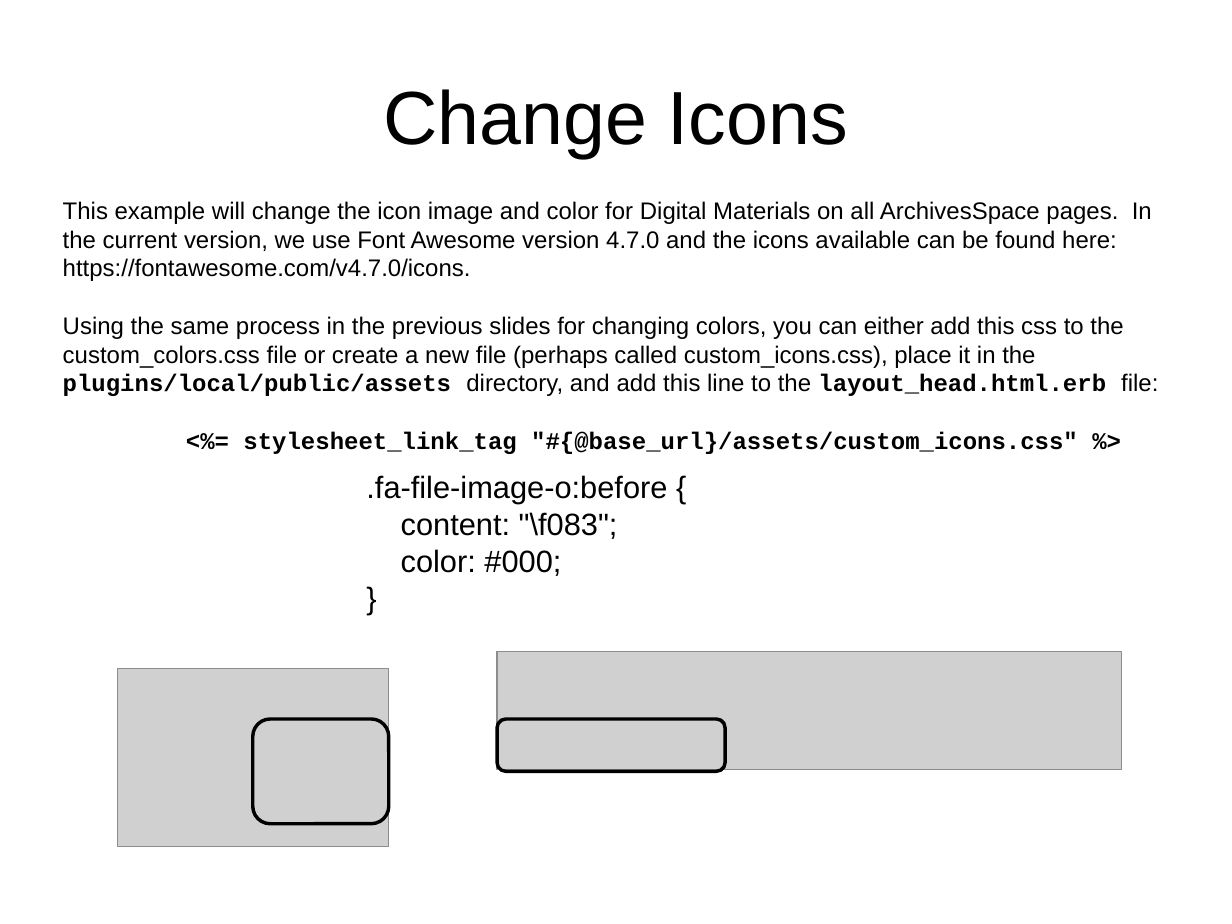
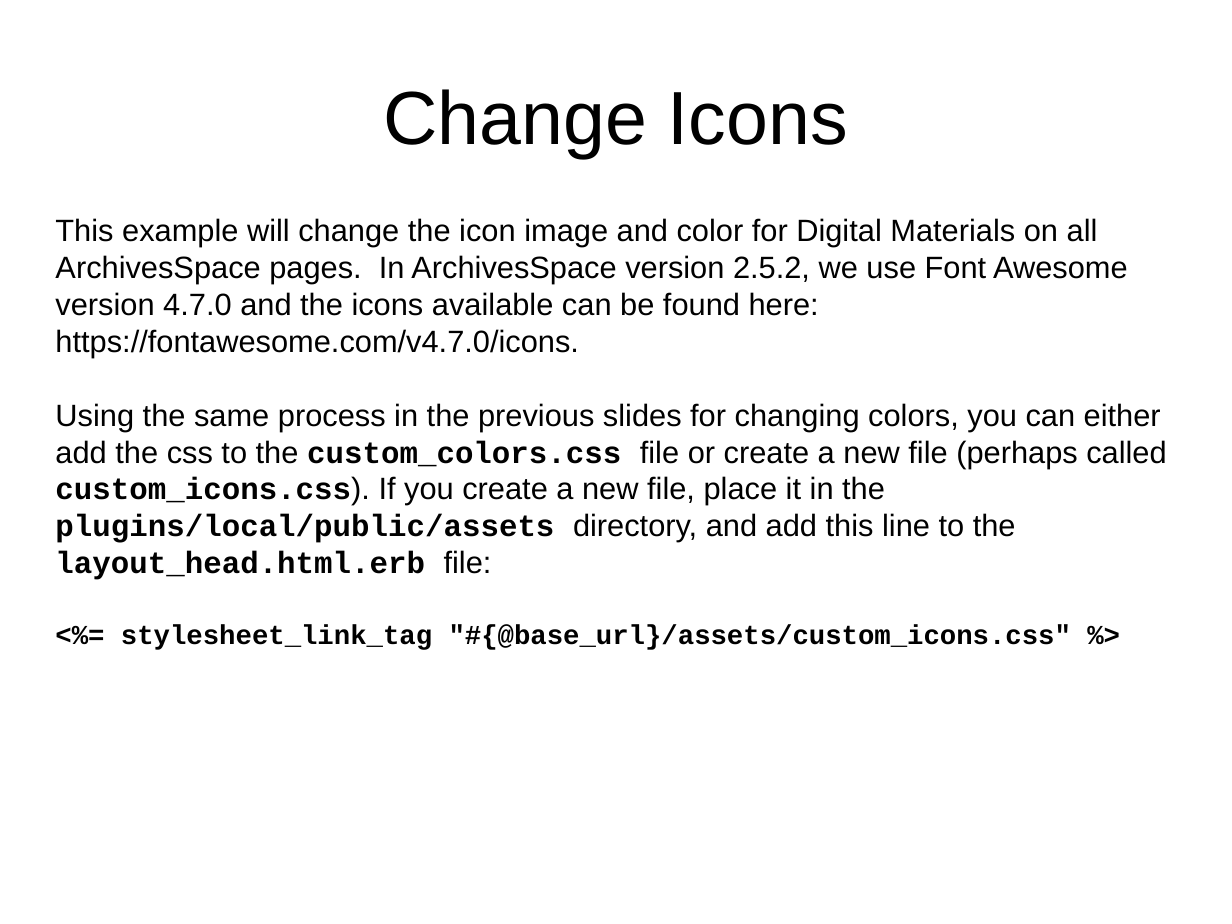
Before and after one commit to archivesspace/tech-docs, a slide deck: slide 35 of customization/customizing_PUI_examples/OnlineForumCustomizing.pptx (slide 30 before the commit). Drawn at 1232x924 pixels with LibreOffice and Linux fonts; fonts in the diff are those of the drawing; grey boxes stand for pictures; background and template pictures are left out. Boxes give left, top, right and bottom in pixels: in the first picture for what was removed or moved away, otherwise in the second. Text is boxed around its words. In the diff, an @@ line names an element or a change of style, - is before the commit and + after.

```diff
--- a/customization/customizing_PUI_examples/OnlineForumCustomizing.pptx
+++ b/customization/customizing_PUI_examples/OnlineForumCustomizing.pptx
@@ text "This example will change the ...": place and size @@
-text "This example will change the ..." at (63, 201, 1158, 454)
+text "This example will change the ..." at (55, 218, 1166, 650)
@@ text at (55, 218, 1166, 580): text changed; size 14 to 18 pt @@
-This example will change the icon image and color for Digital Materials on all ArchivesSpace pages. In the current version, we use Font Awesome version 4.7.0 and the icons available can be found here: https://fontawesome.com/v4.7.0/icons.
-Using the same process in the previous slides for changing colors, you can either add this css to the custom_colors.css file or create a new file (perhaps called custom_icons.css), place it in the plugins/local/public/assets directory, and add this line to the layout_head.html.erb file:
+This example will change the icon image and color for Digital Materials on all ArchivesSpace pages. In ArchivesSpace version 2.5.2, we use Font Awesome version 4.7.0 and the icons available can be found here: https://fontawesome.com/v4.7.0/icons.
+Using the same process in the previous slides for changing colors, you can either add the css to the custom_colors.css file or create a new file (perhaps called custom_icons.css). If you create a new file, place it in the plugins/local/public/assets directory, and add this line to the layout_head.html.erb file:
@@ text removed at (366, 475, 667, 576) @@
-.fa-file-image-o:before {
-content: "\f083";
-color: #000;
-}
@@ text at (121, 625, 1071, 650): size 14 to 16 pt in "<%= stylesheet_link_tag "#{@base_url}/assets/custom_icons.cs ..." @@
@@ picture removed at (496, 652, 1121, 770) @@
@@ picture removed at (118, 669, 389, 848) @@
@@ rounded rectangle removed at (253, 719, 388, 824) @@
@@ rounded rectangle removed at (496, 719, 724, 772) @@
```
Also in this commit, not shown: 27 other slides changed, 6 slides added, 1 slide removed, 2 other files.
